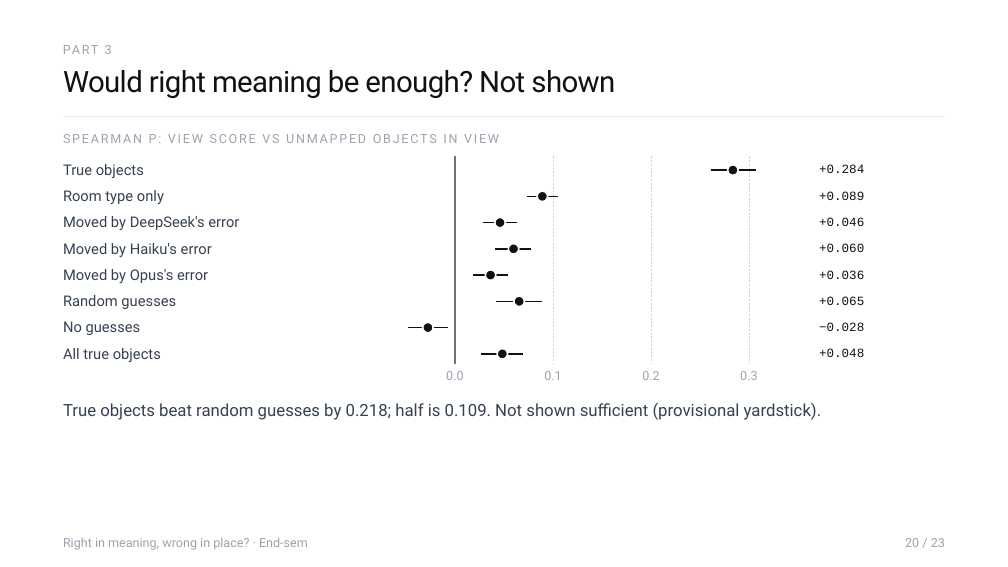
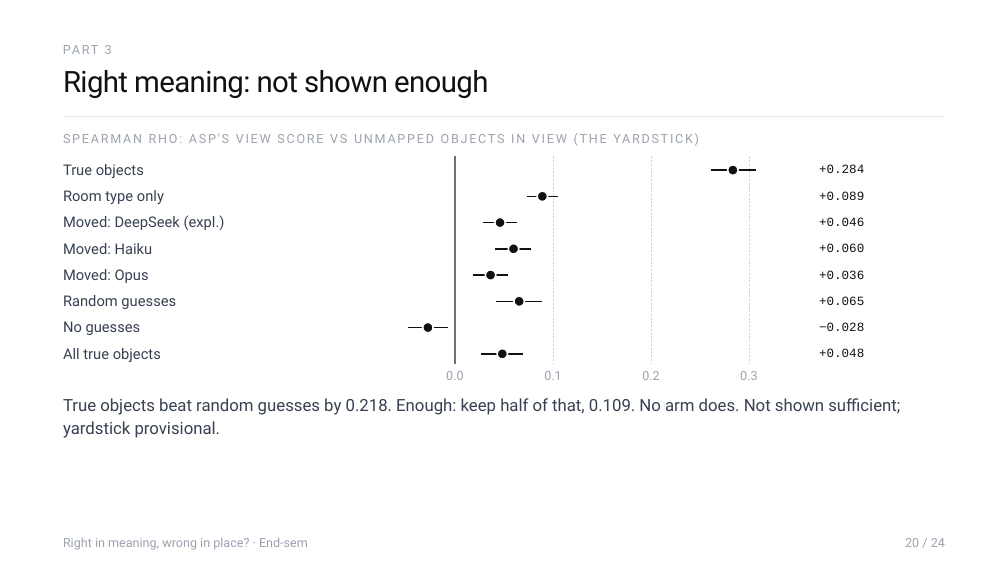
Before and after one commit to Sher110106/validity-aware-active-semantic-exploration, a slide deck: slide 20 of docs/endsem_2026-11/ASP_Endsem.pptx. Drawn at 1008x567 pixels with LibreOffice and Linux fonts; fonts in the diff are those of the drawing. Boxes give left, top, right and bottom in pixels: in the first picture for what was removed or moved away, otherwise in the second. Text is boxed around its words. In the diff, an @@ line names an element or a change of style, - is before the commit and + after.

```diff
--- a/docs/endsem_2026-11/ASP_Endsem.pptx
+++ b/docs/endsem_2026-11/ASP_Endsem.pptx
@@ text at box(63, 70, 488, 98): text changed @@
-Would right meaning be enough? Not shown
+Right meaning: not shown enough
@@ text at box(63, 134, 70, 143): text changed @@
-SPEARMAN Ρ: VIEW SCORE VS UNMAPPED OBJECTS IN VIEW
+SPEARMAN RHO: ASP'S VIEW SCORE VS UNMAPPED OBJECTS IN VIEW (THE YARDSTICK)
@@ text at box(63, 215, 225, 230): text changed @@
-Moved by DeepSeek's error
+Moved: DeepSeek (expl.)
@@ text at box(63, 243, 153, 254): text changed @@
-Moved by Haiku's error
+Moved: Haiku
@@ text at box(63, 269, 149, 283): text changed @@
-Moved by Opus's error
+Moved: Opus
@@ text at box(63, 398, 900, 438): text changed @@
-True objects beat random guesses by 0.218; half is 0.109. Not shown sufficient (provisional yardstick).
+True objects beat random guesses by 0.218. Enough: keep half of that, 0.109. No arm does. Not shown sufficient; yardstick provisional.
@@ text at box(905, 538, 945, 547): text changed @@
-20 / 23
+20 / 24
```
Also in this commit, not shown: 24 other slides changed, 2 slides added, 6 other files.
